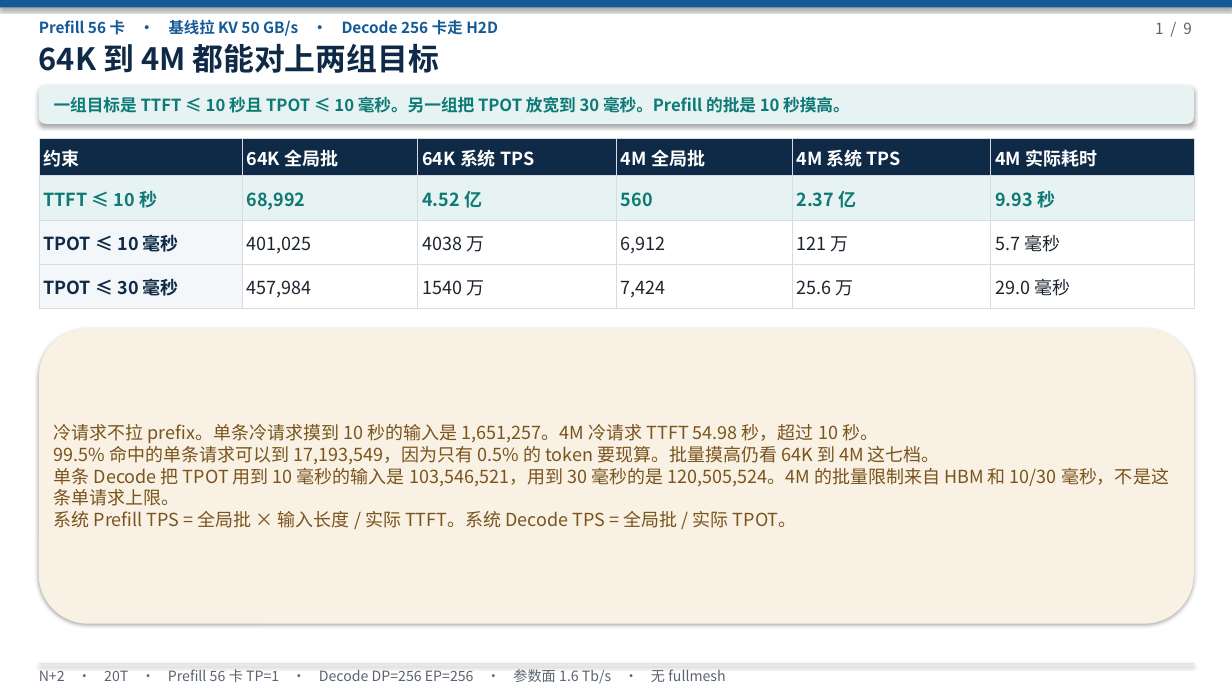
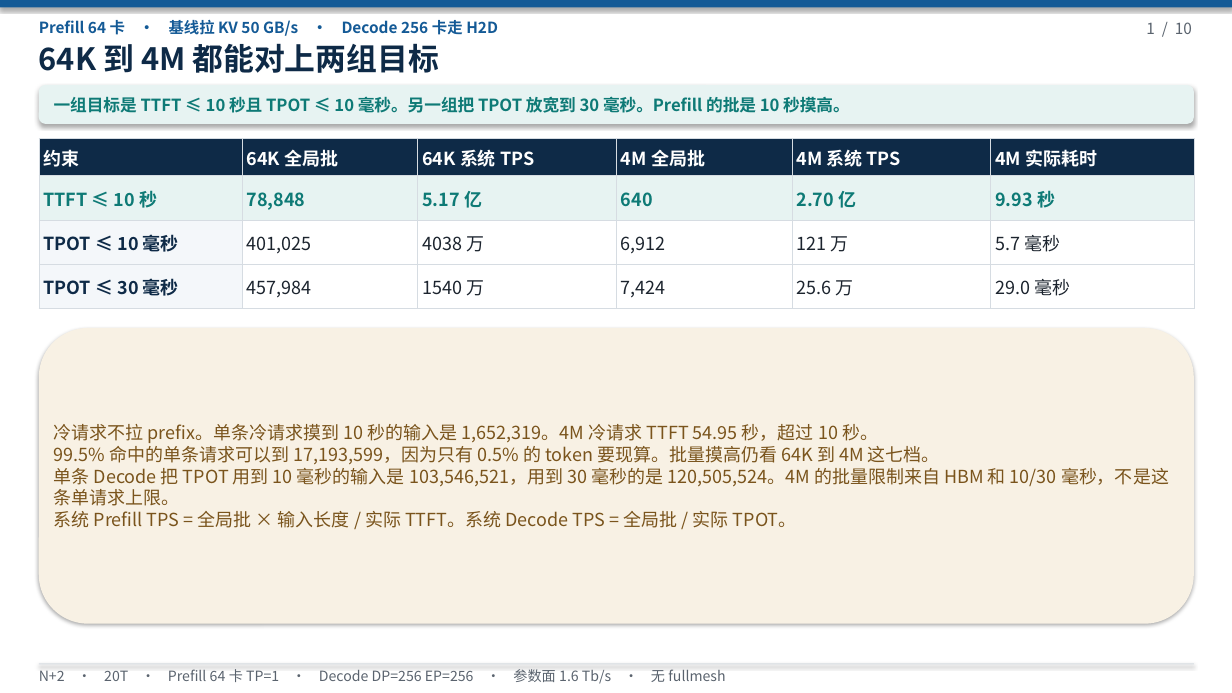
Before and after one commit to 69515164-rgb/UCL-MPComm, a slide deck: slide 1 of docs/N+2-20T-V4-无TP.pptx. Drawn at 1232x693 pixels with LibreOffice and Linux fonts; fonts in the diff are those of the drawing. Boxes give left, top, right and bottom in pixels: in the first picture for what was removed or moved away, otherwise in the second. Text is boxed around its words. In the diff, an @@ line names an element or a change of style, - is before the commit and + after.

```diff
--- a/docs/N+2-20T-V4-无TP.pptx
+++ b/docs/N+2-20T-V4-无TP.pptx
@@ text at bbox=[39, 20, 498, 36]: text changed @@
-Prefill 56 卡 · 基线拉 KV 50 GB/s · Decode 256 卡走 H2D
+Prefill 64 卡 · 基线拉 KV 50 GB/s · Decode 256 卡走 H2D
@@ text at bbox=[1146, 22, 1192, 34]: text changed @@
-1 / 9
+1 / 10
@@ table at bbox=[39, 139, 1194, 309] @@
-row 2: TTFT ≤ 10 秒 | 68,992 | 4.52 亿 | 560 | 2.37 亿 | 9.93 秒
+row 2: TTFT ≤ 10 秒 | 78,848 | 5.17 亿 | 640 | 2.70 亿 | 9.93 秒
@@ text at bbox=[54, 424, 940, 464]: text changed @@
-冷请求不拉 prefix。单条冷请求摸到 10 秒的输入是 1,651,257。4M 冷请求 TTFT 54.98 秒，超过 10 秒。
-99.5% 命中的单条请求可以到 17,193,549，因为只有 0.5% 的 token 要现算。批量摸高仍看 64K 到 4M 这七档。
+冷请求不拉 prefix。单条冷请求摸到 10 秒的输入是 1,652,319。4M 冷请求 TTFT 54.95 秒，超过 10 秒。
+99.5% 命中的单条请求可以到 17,193,599，因为只有 0.5% 的 token 要现算。批量摸高仍看 64K 到 4M 这七档。
@@ text at bbox=[39, 669, 725, 684]: text changed @@
-N+2 · 20T · Prefill 56 卡 TP=1 · Decode DP=256 EP=256 · 参数面 1.6 Tb/s · 无 fullmesh
+N+2 · 20T · Prefill 64 卡 TP=1 · Decode DP=256 EP=256 · 参数面 1.6 Tb/s · 无 fullmesh
```
Also in this commit, not shown: 7 other slides changed, 2 slides added, 1 slide removed, 1 other file.
